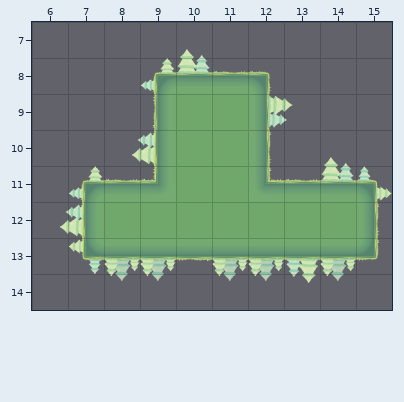
One commit to this Tiled map: LibGDX/core/assets/Levels/newLevel.tmx. Above, as it was before the edit.
Cells are 128x128 px. Shown: x 6..15, y 7..14.
After:
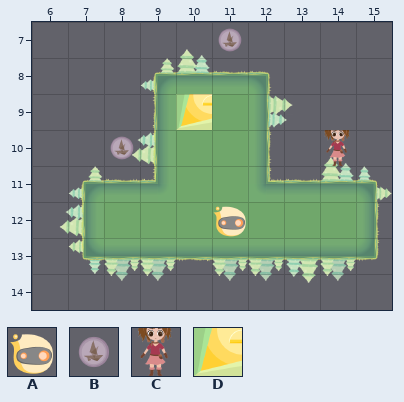
Key: from "newTile": A 58 "undermonster", B 67 "ship", C 69 "player", D 70 "gate".
_ is an empty cell, . an unchanged one.
Changes in this commit:
--- layer "Objects"
@@ x 11..11 @@
- 7 _
+ 7 B
@@ x 8..14 @@
- 9 .._....
-10 _....._
+ 9 ..D....
+10 B.....C
@@ x 11..11 @@
-12 _
+12 A
